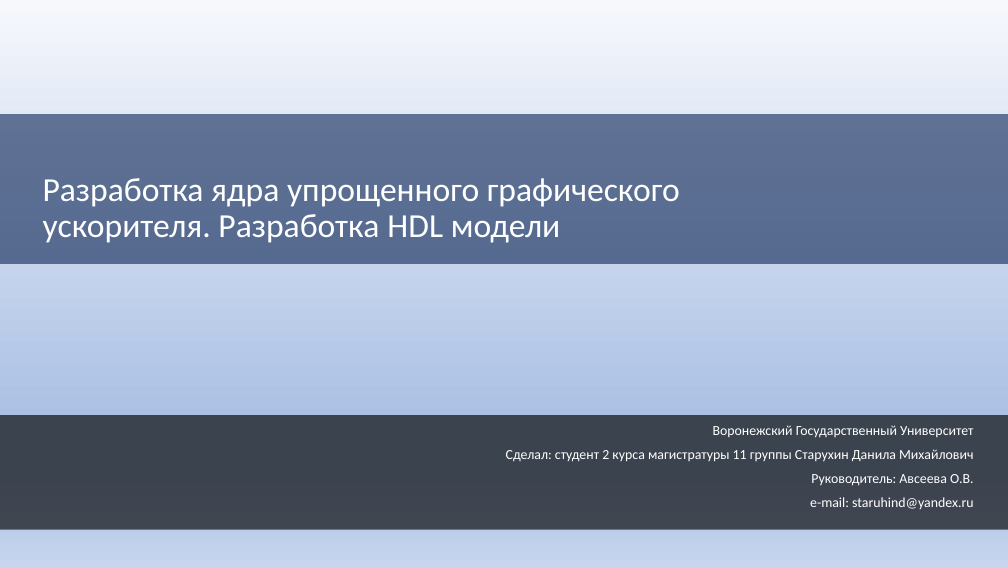
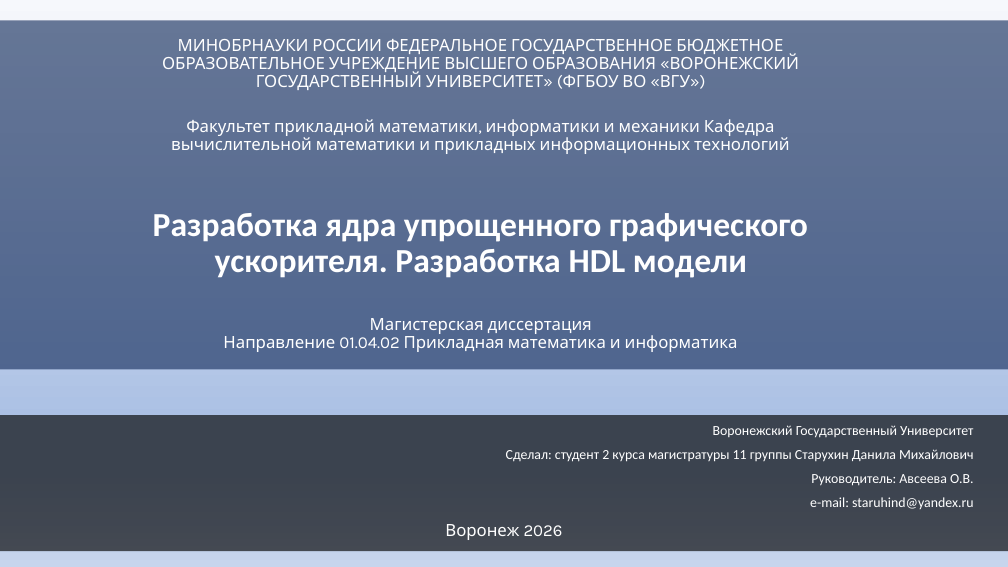
Before and after one commit to HaMeNopeDiot/hardware_gpu, a slide deck: slide 1 of docs/starukhin_dissertation/magister_pres.pptx. Drawn at 1008x567 pixels with LibreOffice and Linux fonts; fonts in the diff are those of the drawing. Boxes give left, top, right and bottom in pixels: in the first picture for what was removed or moved away, otherwise in the second. Text is boxed around its words. In the diff, an @@ line names an element or a change of style, - is before the commit and + after.

```diff
--- a/docs/starukhin_dissertation/magister_pres.pptx
+++ b/docs/starukhin_dissertation/magister_pres.pptx
@@ rectangle resized from (x1=0, y1=114, x2=1008, y2=264) to (x1=0, y1=20, x2=1008, y2=370) @@
@@ text added at (x1=162, y1=39, x2=799, y2=90), 16 pt, text #FFFFFF @@
+МИНОБРНАУКИ РОССИИ ФЕДЕРАЛЬНОЕ ГОСУДАРСТВЕННОЕ БЮДЖЕТНОЕ ОБРАЗОВАТЕЛЬНОЕ УЧРЕЖДЕНИЕ ВЫСШЕГО ОБРАЗОВАНИЯ «ВОРОНЕЖСКИЙ ГОСУДАРСТВЕННЫЙ УНИВЕРСИТЕТ» (ФГБОУ ВО «ВГУ»)
@@ text added at (x1=171, y1=119, x2=790, y2=154), 16 pt, text #FFFFFF @@
+Факультет прикладной математики, информатики и механики Кафедра вычислительной математики и прикладных информационных технологий
@@ title "Разработка ядра упрощенного графического ускорителя. ..." moved from (x1=43, y1=178, x2=680, y2=243) to (x1=153, y1=213, x2=808, y2=278) @@
@@ title "Разработка ядра упрощенного графического ускорителя. ..." at (x1=153, y1=213, x2=808, y2=278): bold on; alignment left to centre @@
@@ text added at (x1=223, y1=318, x2=738, y2=352), 16 pt, text #FFFFFF @@
+Магистерская диссертация
+Направление 01.04.02 Прикладная математика и информатика
@@ rectangle resized from (x1=0, y1=415, x2=1008, y2=530) to (x1=0, y1=415, x2=1008, y2=551) @@
@@ text added at (x1=445, y1=524, x2=563, y2=540), 16 pt, text #FFFFFF @@
+Воронеж 2026
```
Also in this commit, not shown: 4 other slides changed, 1 slide added, 4 other files.
